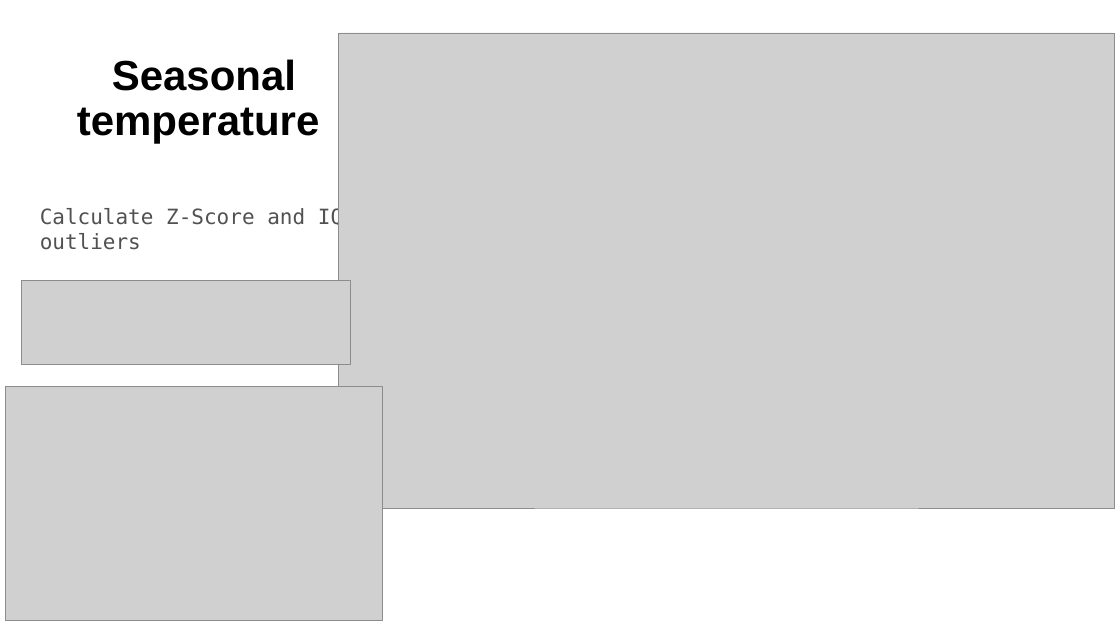
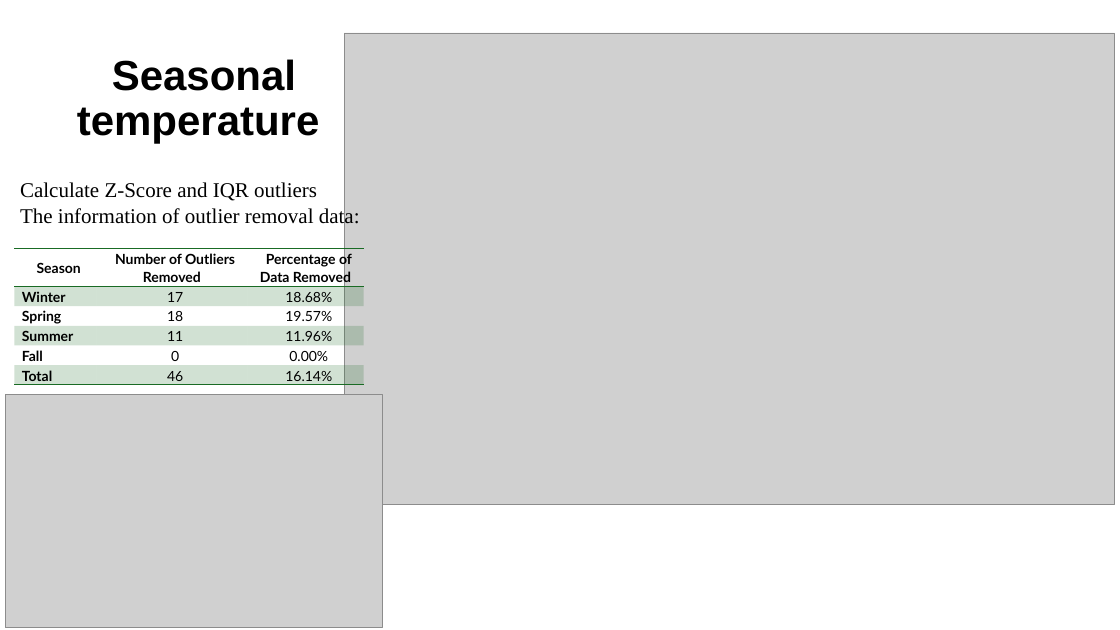
Before and after one commit to mhejazi1989/Final_Project_CMSC6950, a slide deck: slide 5 of Presentation_finalproject_MH_Nov2024.pptx. Drawn at 1120x630 pixels with LibreOffice and Linux fonts; fonts in the diff are those of the drawing; grey boxes stand for pictures. Boxes give left, top, right and bottom in pixels: in the first picture for what was removed or moved away, otherwise in the second. Text is boxed around its words. In the diff, an @@ line names an element or a change of style, - is before the commit and + after.

```diff
--- a/Presentation_finalproject_MH_Nov2024.pptx
+++ b/Presentation_finalproject_MH_Nov2024.pptx
@@ picture: place and size @@
-picture at (339,33,1115,508)
+picture at (344,33,1115,505)
@@ text "Calculate Z-Score and IQR outliers": place and size @@
-text "Calculate Z-Score and IQR outliers" at (40,207,356,250)
+text "Calculate Z-Score and IQR outliers" at (20,182,360,227)
@@ text "Calculate Z-Score and IQR outliers" at (20,182,360,227): vertical alignment top to middle @@
@@ text at (20,206,360,227): paragraph added @@
+The information of outlier removal data:
@@ text at (20,182,317,201): font DejaVu Sans Mono to Times New Roman, text colour #515151 to #000000 in "Calculate Z-Score and IQR outliers"; indent changed @@
@@ table added at (14,249,365,385), 6 rows, 3 columns @@
+Season | Number of Outliers Removed | Percentage of Data Removed
+Winter | 17 | 18.68%
+Spring | 18 | 19.57%
+Summer | 11 | 11.96%
+Fall | 0 | 0.00%
+Total | 46 | 16.14%
@@ picture removed at (21,281,350,365) @@
@@ picture: place and size @@
-picture at (5,386,382,620)
+picture at (5,394,382,628)
```
Also in this commit, not shown: 4 other slides changed, 2 slides added, 2 slides removed, 21 other files.
